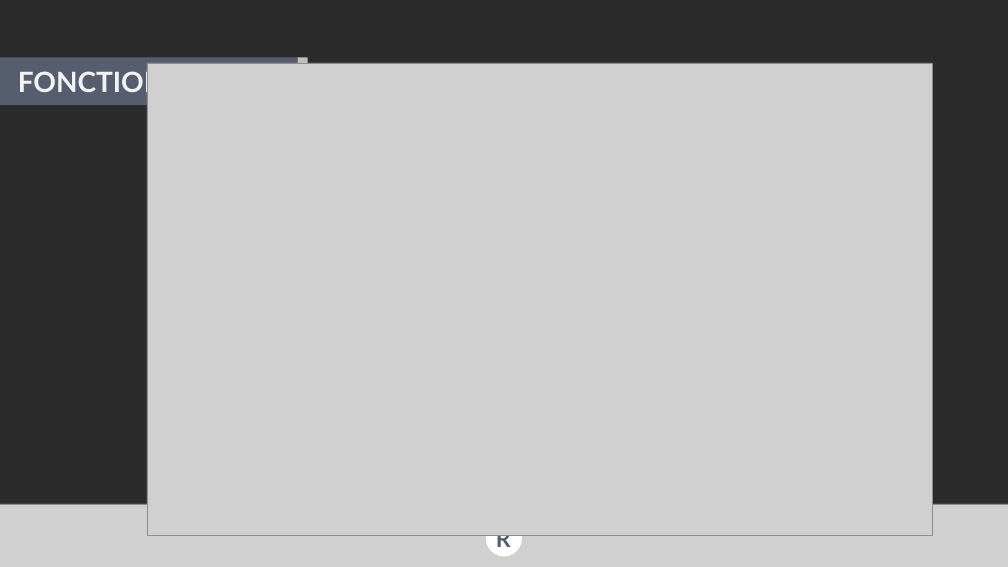
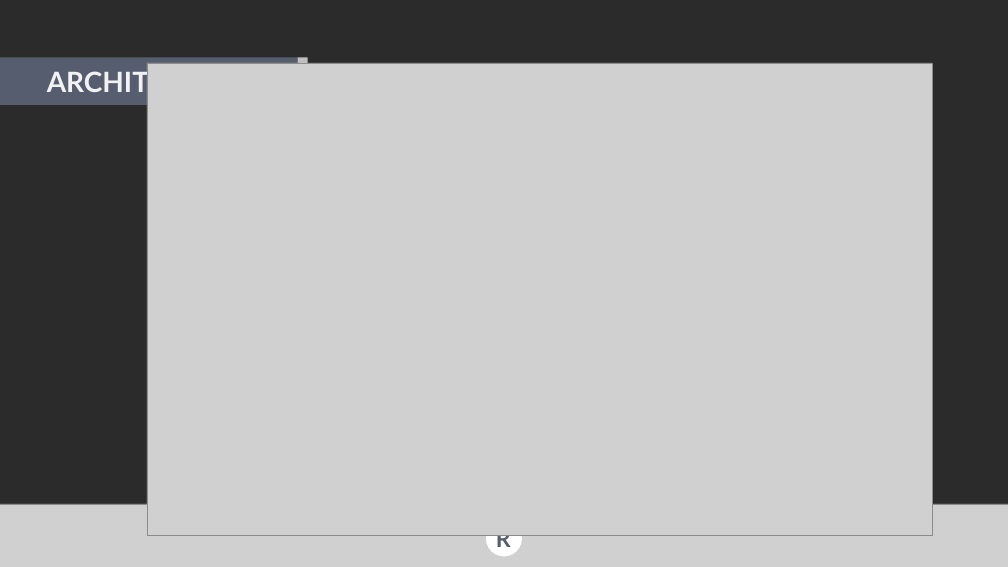
Before and after one commit to val92130/RSmart, a slide deck: slide 11 of Docs/Forum PI/RSmart presentation forum PI .pptx. Drawn at 1008x567 pixels with LibreOffice and Linux fonts; fonts in the diff are those of the drawing; grey boxes stand for pictures; background and template pictures are left out; a plain dark background stands for a picture behind light text. Boxes give left, top, right and bottom in pixels: in the first picture for what was removed or moved away, otherwise in the second. Text is boxed around its words. In the diff, an @@ line names an element or a change of style, - is before the commit and + after.

```diff
--- a/Docs/Forum PI/RSmart presentation forum PI .pptx
+++ b/Docs/Forum PI/RSmart presentation forum PI .pptx
@@ text at (47, 67, 255, 97): text changed @@
-FONCTIONNEMENT
+ARCHITECTURE
```
Also in this commit, not shown: 4 other slides changed, 7 slides added, 19 slides removed, 2 other files.
